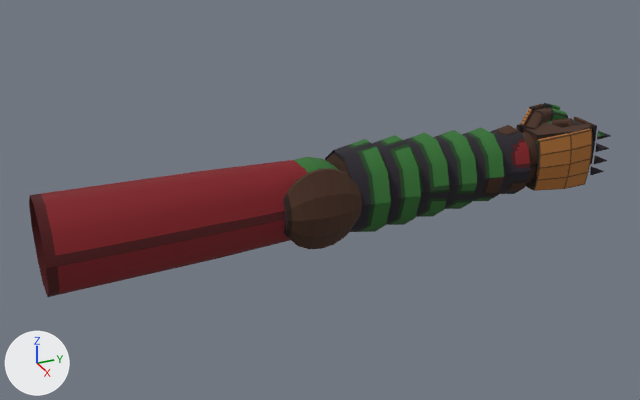
The glTF model templates/models/gauntlets/drake/drake_R.glb as it was, and as the next commit left it.
Before and after are seen from a 50 mm lens placed at (0.853, -0.669, 0.42), pointed at (-0.007, -0.282, -0.01). The axes (+X, +Y, +Z) are drawn at lower left. The lights are the same throughout. The older version comes first. Vertices at exactly the same position are counted once.

Names of what the first picture shows: 'drake_R mesh'.
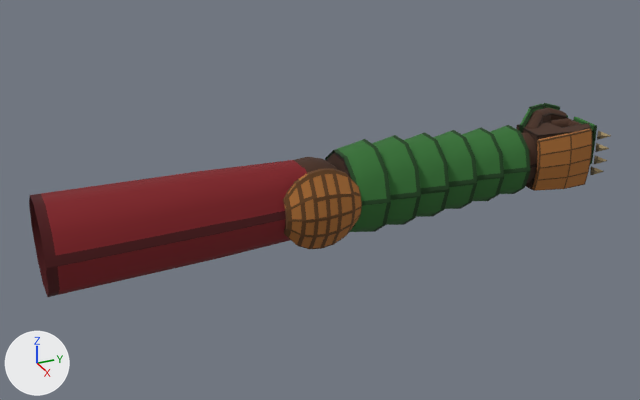
Scene script edits in JSON lines:
```json
{"block": "me_drake_r", "where": "# used by ob_drake_r_mesh; location = (0.0, 0.0, 0.0)"}
{"op": "remove", "block": "me_drake_r", "code": "me_drake_r.from_pydata(...)  # 1264 vertices, 1970 faces; spans x -0.051..0.059, y -0.6..0.105, z -0.053..0.053"}
{"op": "add", "block": "me_drake_r", "code": "me_drake_r.from_pydata(...)  # 1544 vertices, 2780 faces; spans x -0.051..0.059, y -0.6..0.105, z -0.053..0.053"}
{"block": "me_drake_r", "change": "me_drake_r part 1: the loose piece of 24 vertices spanning x -0.045..-0.025, y 0.052..0.085, z 0.022..0.047 is rebuilt with 48 vertices and now spans x -0.045..-0.025, y 0.05..0.089, z 0.023..0.046"}
{"block": "me_drake_r", "change": "me_drake_r part 2: the loose piece of 24 vertices spanning x -0.033..-0.009, y 0.046..0.086, z 0.017..0.034 is rebuilt with 40 vertices and now spans x -0.032..-0.01, y 0.046..0.088, z 0.017..0.034"}
{"block": "me_drake_r", "change": "me_drake_r part 3: the loose piece of 24 vertices spanning x -0.02..0.02, y 0.073..0.088, z 0.017..0.034 is rebuilt with 40 vertices and now spans x -0.02..0.024, y 0.073..0.088, z 0.017..0.034"}
{"block": "me_drake_r", "change": "me_drake_r part 4"}
{"block": "me_drake_r", "change": "24 vertices are removed from x -0.033..0.003, y 0.001..0.042, z 0.02..0.049"}
{"block": "me_drake_r", "change": "28 faces are deleted"}
{"block": "me_drake_r", "change": "1 vertex moves within x -0.031, y 0.03, z 0.036"}
{"block": "me_drake_r", "change": "40 vertices are added at x -0.031..0.002, y 0.002..0.041, z 0.021..0.048"}
{"block": "me_drake_r", "change": "80 new faces join them"}
{"block": "me_drake_r", "change": "me_drake_r part 5: 1198 kept faces spanning x -0.051..0.059, y -0.345..0.105, z -0.053..0.053 get new texture (UV) coordinates"}
{"block": "me_drake_r", "change": "other edits to the shape of me_drake_r do not show in these pictures"}
```

Location of each change, (x1, y1, x2, y2) in pixels of the pictures (640 x 400 px):
```json
{"part": 1, "of": "me_drake_r", "change": "rebuilt", "before": [544, 107, 567, 120], "after": [547, 107, 567, 120]}
{"part": 2, "of": "me_drake_r", "change": "rebuilt", "before": [551, 118, 573, 127], "after": [549, 118, 571, 127], "on screen": "mostly hidden"}
{"part": 3, "of": "me_drake_r", "change": "rebuilt", "before": [568, 120, 593, 134], "after": [568, 120, 581, 126]}
{"part": 4, "of": "me_drake_r", "change": "cut back", "before": [524, 111, 543, 129], "after": [525, 112, 543, 129]}
{"part": 5, "of": "me_drake_r", "change": "surface changed", "before": [283, 103, 611, 249], "after": [283, 103, 611, 249]}
```
